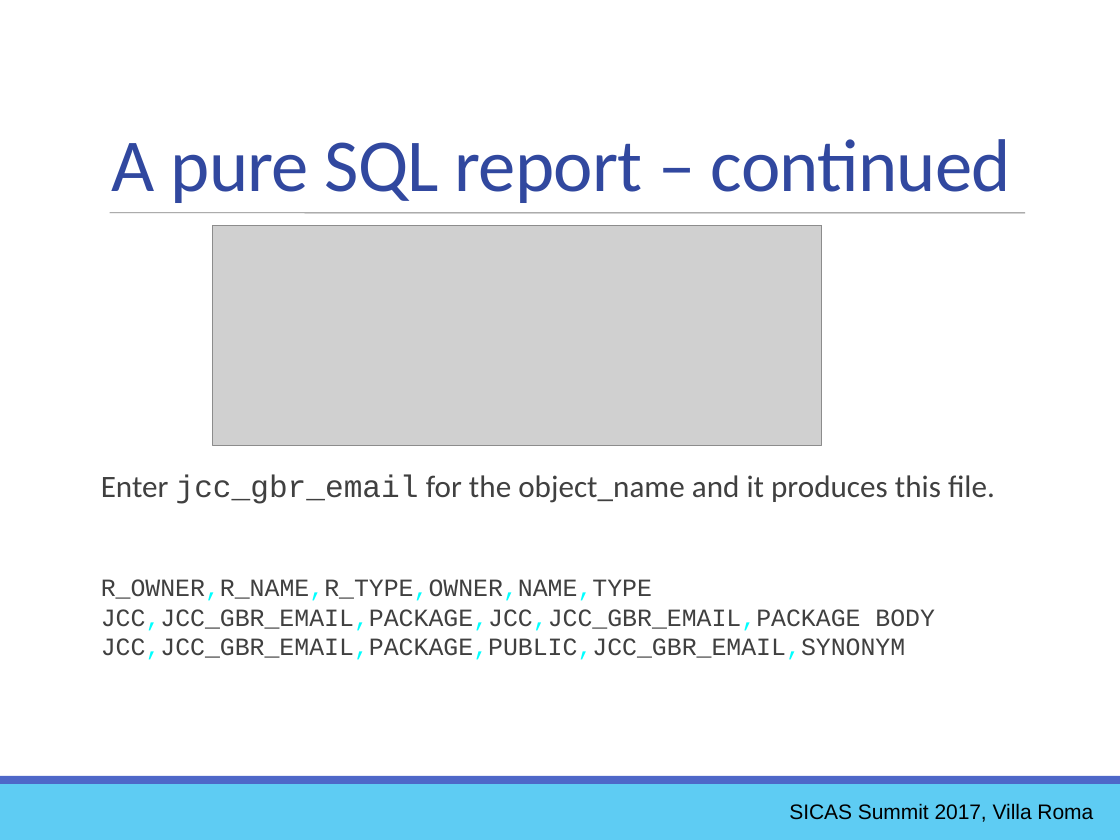
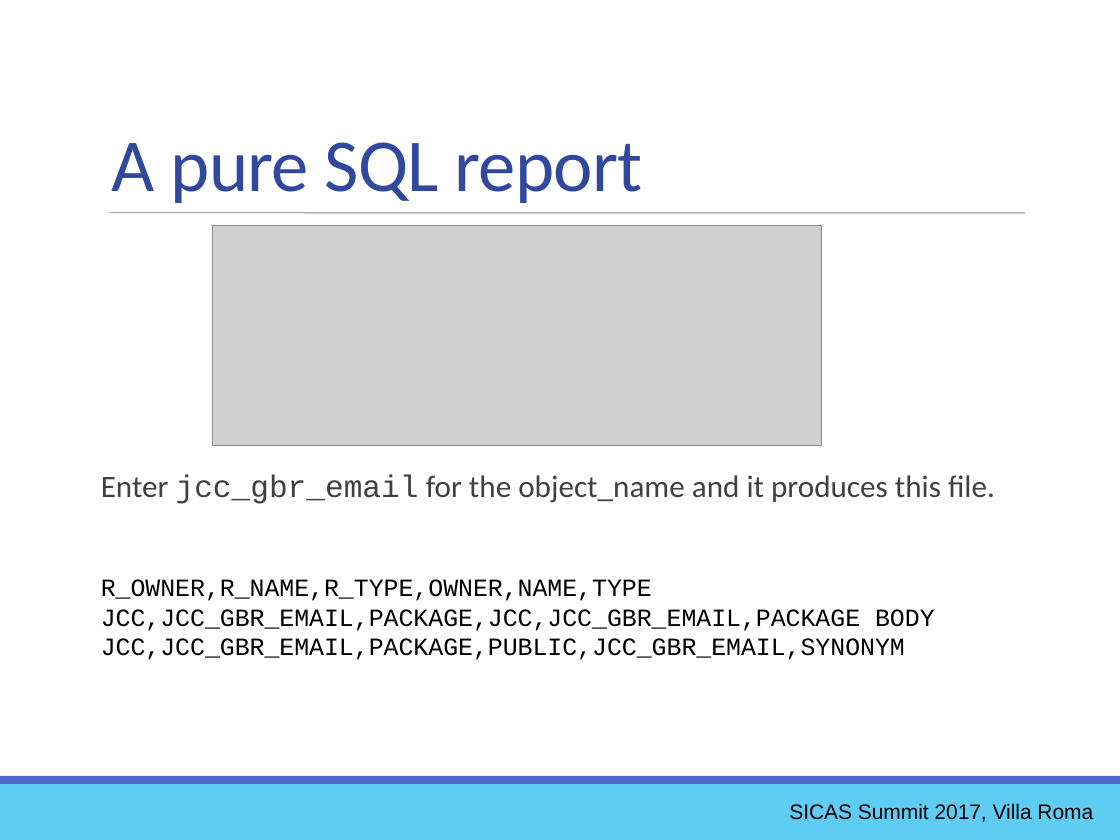
Before and after one commit to ewcole/simple_report, a slide deck: slide 13 of docs/SICAS_2017/Cole_Drop-In Reporting with Groovy.pptx. Drawn at 1120x840 pixels with LibreOffice and Linux fonts; fonts in the diff are those of the drawing; grey boxes stand for pictures. Boxes give left, top, right and bottom in pixels: in the first picture for what was removed or moved away, otherwise in the second. Text is boxed around its words. In the diff, an @@ line names an element or a change of style, - is before the commit and + after.

Commit message:
Start writing about SimpleReportBuilder

```diff
--- a/docs/SICAS_2017/Cole_Drop-In Reporting with Groovy.pptx
+++ b/docs/SICAS_2017/Cole_Drop-In Reporting with Groovy.pptx
@@ text at (x1=112, y1=142, x2=642, y2=203): text changed @@
-A pure SQL report – continued
+A pure SQL report
@@ text at (x1=101, y1=579, x2=935, y2=660): text colour #404040 to #000000 in "R_OWNER,R_NAME,R_TYPE,OWNER,NAME,TYPE", "JCC,JCC_GBR_EMAIL,PACKAGE,JCC,JCC_GBR_EMAIL,PACKAGE BODY", "JCC,JCC_GBR_EMAIL,PACKAGE,PUBLIC,JCC_GBR_EMAIL,SYNONYM"; text colour #00FFFF to #000000 in "R_OWNER,R_NAME,R_TYPE,OWNER,NAME,TYPE", "JCC,JCC_GBR_EMAIL,PACKAGE,JCC,JCC_GBR_EMAIL,PACKAGE", "JCC,JCC_GBR_EMAIL,PACKAGE,PUBLIC,JCC_GBR_EMAIL,SYNONYM" @@
```
Also in this commit, not shown: 13 other slides changed, 2 slides added, 2 slides removed, 2 other files.
